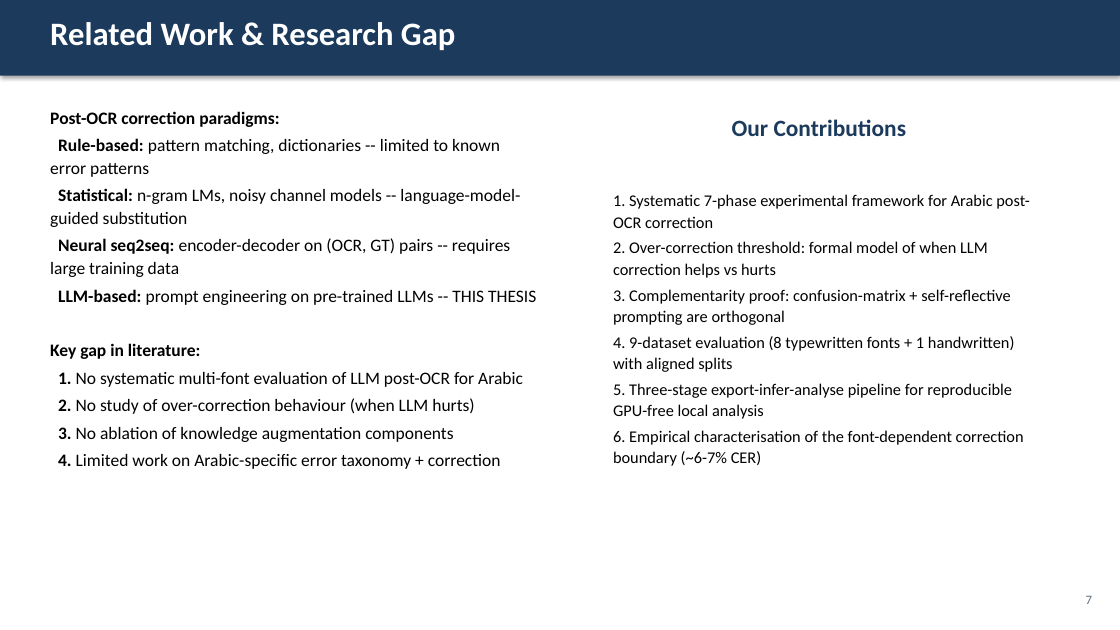
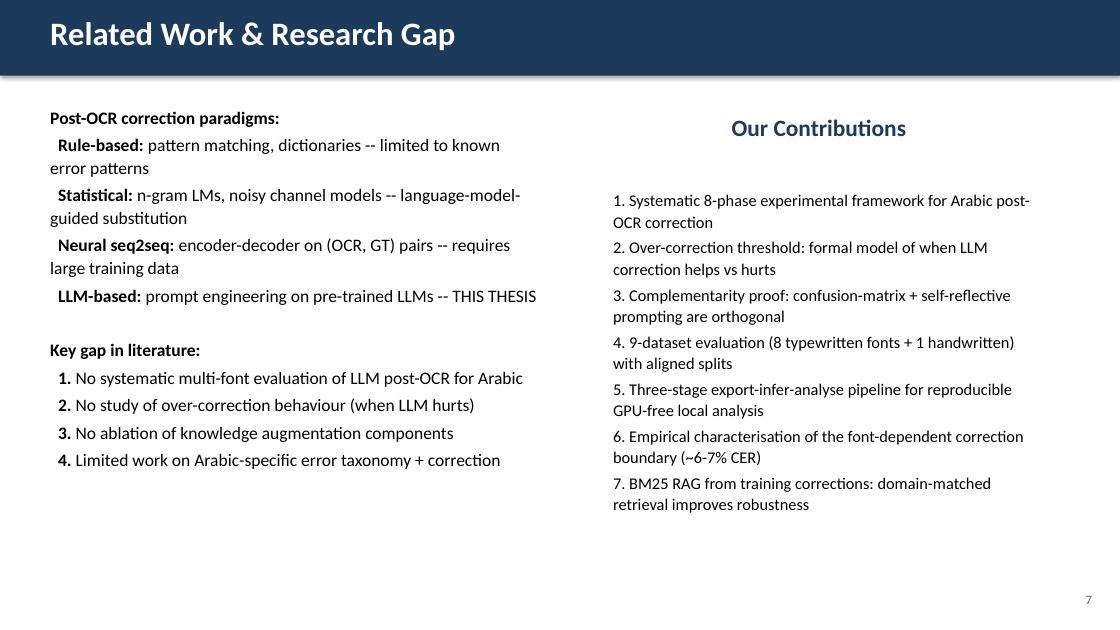
Before and after one commit to Mohamedsabry109/Arabic-Post-OCR-Correction, a slide deck: slide 7 of publication/thesis/defense_presentation.pptx. Drawn at 1120x630 pixels with LibreOffice and Linux fonts; fonts in the diff are those of the drawing. Boxes give left, top, right and bottom in pixels: in the first picture for what was removed or moved away, otherwise in the second. Text is boxed around its words. In the diff, an @@ line names an element or a change of style, - is before the commit and + after.

```diff
--- a/publication/thesis/defense_presentation.pptx
+++ b/publication/thesis/defense_presentation.pptx
@@ text at (x1=613, y1=194, x2=1029, y2=228): text changed @@
-1. Systematic 7-phase experimental framework for Arabic post-OCR correction
+1. Systematic 8-phase experimental framework for Arabic post-OCR correction
@@ text at (x1=613, y1=477, x2=992, y2=513): paragraph added @@
+7. BM25 RAG from training corrections: domain-matched retrieval improves robustness
```
Also in this commit, not shown: 8 other slides changed, 13 other files.
